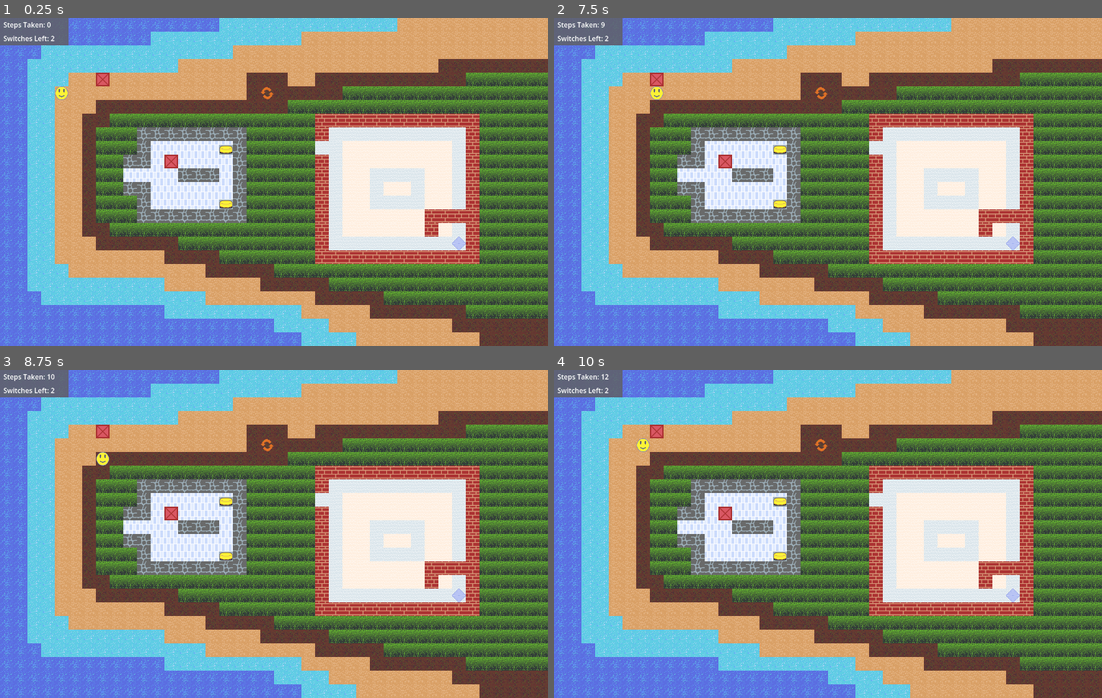
Above: before the commit, frames 1-4 (two rows, left to right).
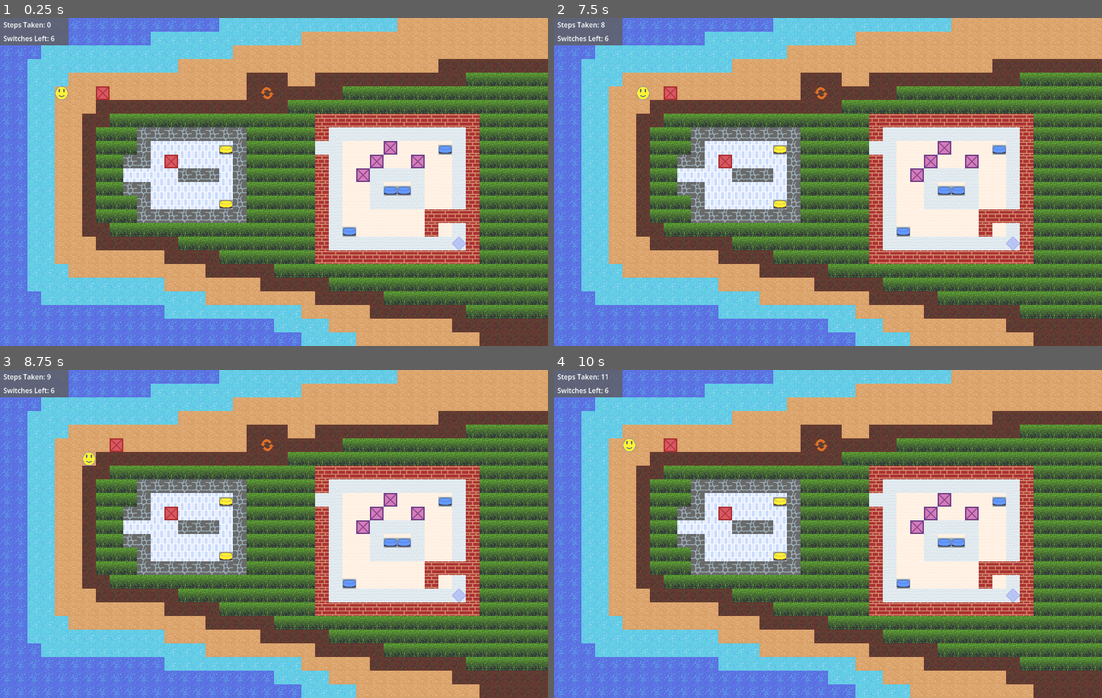
Above: after the commit, the same moments.

Repository: Melabela/PushBlock-Godot
Game: Godot game, scene res://levels/room_01.tscn
Same seed, same stepped clock (60 frames per second), same inputs: the game is played once before the commit and once after it.
Inputs (mouse positions are in pixels of both pictures, inside the frame that each line leads up to):
- Up to frame 1 (0.25 s): no input
- Up to frame 2 (7.5 s): tap Enter at 0.5, 0.6, 2, 2.1, 3.5, 3.6, 5.1, 6.6 s; move the mouse to (948, 165) at 0.52 s; hold Right (move_right) 0.53-1.28 s; click (948, 165) at 0.67 s; tap Space at 1.25, 2.75, 4.25 s; move the mouse to (718, 198) at 1.27 s; hold Down (move_down) 1.28-2.03 s; tap F every 1.5 s from 1.35 to 7.35 s; move the mouse to (882, 109) at 2.02 s; hold Right (move_right) 2.03-2.78 s; move the mouse to (800, 247) at 2.77 s; hold Up (move_up) 2.78-3.53 s; click (800, 247) at 2.92 s; move the mouse to (992, 231) at 3.52 s; hold Left (move_left) 3.53-5.03 s; move the mouse to (663, 132) at 4.27 s; move the mouse to (855, 182) at 5.02 s; hold Down (move_down) 5.03-5.78 s; click (855, 182) at 5.17 s; move the mouse to (745, 100) at 5.77 s; hold Right (move_right) 5.78-6.53 s; move the mouse to (948, 165) at 6.52 s; hold Up (move_up) 6.53-7.28 s; move the mouse to (718, 198) at 7.27 s; hold Right (move_right) from 7.28 s (still down); click (718, 198) at 7.42 s
- Up to frame 3 (8.75 s): move the mouse to (328, 461) at 8.02 s; release Right (move_right) at 8.03 s; hold Down (move_down) from 8.03 s (still down); tap Enter at 8.1 s
- Up to frame 4 (10 s): move the mouse to (800, 599) at 8.77 s; release Down (move_down) at 8.78 s; hold Left (move_left) 8.78-9.53 s; tap F at 8.85 s; move the mouse to (992, 583) at 9.52 s; hold Up (move_up) from 9.53 s (still down); tap Enter at 9.6 s; click (992, 583) at 9.67 s

The runs differ from the first frame. In frame 1, 0.9% of the frame differs, in the area x 9-83%, y 5-67%; in frame 2, 1.1%; in frame 3, 1.1%, in the area x 8-83%, y 1-67%; in frame 4, 1.1%.

Commit message:
Room01, PushBlock, Switch: add new Blue Switches and Purple Blocks in brick area
PushBlock & Switch: add enum in switch, to map color word, to sprite on _ready()
 - PushBlock: 'red' and (new) 'purple'
 - Switch: 'yellow' and (new) 'blue'

Update instance names <type><C><N> - where <C> = color letter, <N> = n'th item

Diff:
--- a/levels/room_01.tscn
+++ b/levels/room_01.tscn
@@ -35,11 +35,27 @@
 unique_name_in_owner = true
 script = ExtResource("5_6rh61")
 
-[node name="Switch" parent="SwitchGroup" instance=ExtResource("7_6sswm")]
+[node name="SwitchY1" parent="SwitchGroup" instance=ExtResource("7_6sswm")]
 position = Vector2(512, 288)
 
-[node name="Switch2" parent="SwitchGroup" instance=ExtResource("7_6sswm")]
+[node name="SwitchY2" parent="SwitchGroup" instance=ExtResource("7_6sswm")]
 position = Vector2(512, 416)
+
+[node name="SwitchB1" parent="SwitchGroup" instance=ExtResource("7_6sswm")]
+position = Vector2(800, 480)
+switch_color = "blue"
+
+[node name="SwitchB2" parent="SwitchGroup" instance=ExtResource("7_6sswm")]
+position = Vector2(1024, 288)
+switch_color = "blue"
+
+[node name="SwitchB3" parent="SwitchGroup" instance=ExtResource("7_6sswm")]
+position = Vector2(896, 384)
+switch_color = "blue"
+
+[node name="SwitchB4" parent="SwitchGroup" instance=ExtResource("7_6sswm")]
+position = Vector2(928, 384)
+switch_color = "blue"
 
 [node name="LevelTriggers" type="Node2D" parent="."]
 
@@ -51,11 +67,27 @@
 
 [node name="PushBlockGroup" type="Node2D" parent="."]
 
-[node name="PushBlock" parent="PushBlockGroup" instance=ExtResource("6_l7yo7")]
+[node name="PushBlockR1" parent="PushBlockGroup" instance=ExtResource("6_l7yo7")]
 position = Vector2(384, 320)
 
-[node name="PushBlock2" parent="PushBlockGroup" instance=ExtResource("6_l7yo7")]
-position = Vector2(224, 128)
+[node name="PushBlockR2" parent="PushBlockGroup" instance=ExtResource("6_l7yo7")]
+position = Vector2(224, 160)
+
+[node name="PushBlockP1" parent="PushBlockGroup" instance=ExtResource("6_l7yo7")]
+position = Vector2(864, 320)
+block_color = "purple"
+
+[node name="PushBlockP2" parent="PushBlockGroup" instance=ExtResource("6_l7yo7")]
+position = Vector2(896, 288)
+block_color = "purple"
+
+[node name="PushBlockP3" parent="PushBlockGroup" instance=ExtResource("6_l7yo7")]
+position = Vector2(960, 320)
+block_color = "purple"
+
+[node name="PushBlockP4" parent="PushBlockGroup" instance=ExtResource("6_l7yo7")]
+position = Vector2(832, 352)
+block_color = "purple"
 
 [node name="Player" parent="." instance=ExtResource("4_2ltg3")]
 unique_name_in_owner = true
--- a/sprites/push_block.gd
+++ b/sprites/push_block.gd
@@ -1,6 +1,14 @@
 extends AnimatableBody2D
 
+@export_enum("red", "purple") var block_color: String = "red"
+
+@onready var block_sprite: Sprite2D = $BlockSprite
 @onready var collision_shape_2d: CollisionShape2D = $CollisionShape2D
+
+const blockColorMap = {
+	"red": preload("res://assets/blocks/red_block.png"),
+	"purple": preload("res://assets/blocks/purple_block.png"),
+}
 
 const TILE_SIZE := 32.0
 const MOVE_STEPS := 6
@@ -12,7 +20,7 @@
 
 # Called when the node enters the scene tree for the first time.
 func _ready() -> void:
-	pass # Replace with function body.
+	block_sprite.texture = blockColorMap[block_color]
 
 
 func end_move() -> void:
--- a/sprites/switch.gd
+++ b/sprites/switch.gd
@@ -1,14 +1,23 @@
 extends Area2D
+
+@export_enum("yellow", "blue") var switch_color: String = "yellow"
+
+@onready var switch_sprite: Sprite2D = $SwitchSprite
 
 signal switch_pressed
 signal switch_released
+
+const switchColorMap = {
+	"yellow": preload("res://assets/switches/yellow_switch.png"),
+	"blue": preload("res://assets/switches/blue_switch.png"),
+}
 
 var bIsPressed := false
 
 
 # Called when the node enters the scene tree for the first time.
 func _ready() -> void:
-	pass # Replace with function body.
+	switch_sprite.texture = switchColorMap[switch_color]
 
 
 # Called every frame. 'delta' is the elapsed time since the previous frame.
